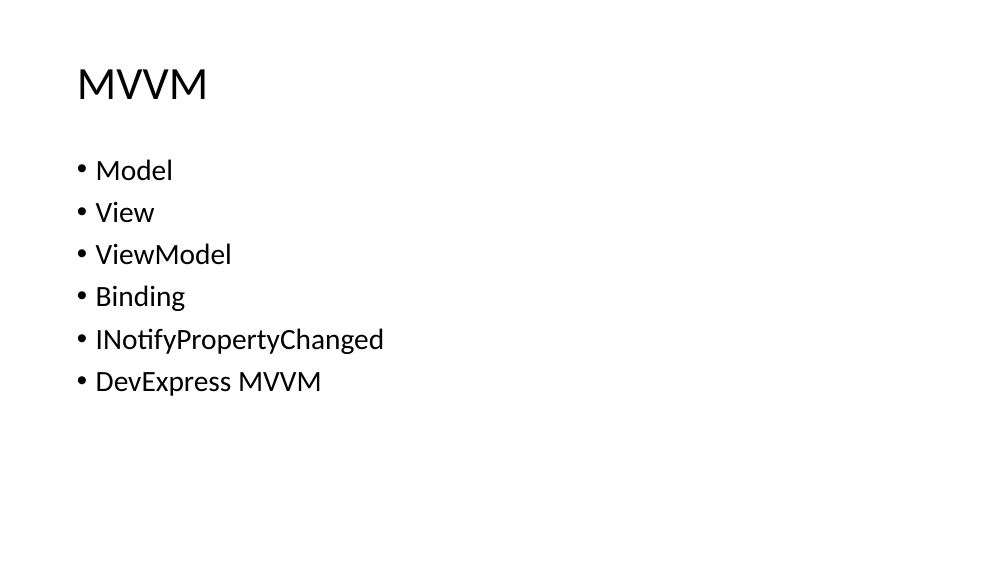
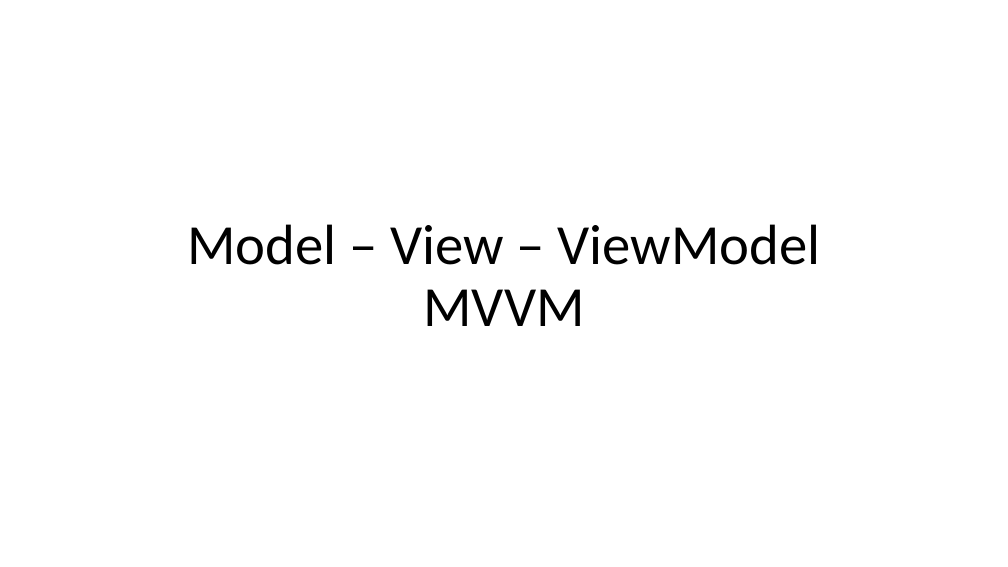
Before and after one commit to Steffen543/InformatikSeminarDemo, a slide deck: slide 12 of Präsentation_Steffen.pptx (slide 5 before the commit). Drawn at 1008x567 pixels with LibreOffice and Linux fonts; fonts in the diff are those of the drawing. Boxes give left, top, right and bottom in pixels: in the first picture for what was removed or moved away, otherwise in the second. Text is boxed around its words. In the diff, an @@ line names an element or a change of style, - is before the commit and + after.

```diff
--- a/Präsentation_Steffen.pptx
+++ b/Präsentation_Steffen.pptx
@@ title "Model – View – ViewModel ..." at (187, 224, 821, 326): vertical alignment top to middle @@
@@ title removed at (77, 69, 209, 99) @@
-MVVM
@@ title at (187, 224, 821, 326): text changed; size 28 to 54 pt @@
-• Model
-• View
-• ViewModel
-• Binding
-• INotifyPropertyChanged
-• DevExpress MVVM
+Model – View – ViewModel
+MVVM
```
Also in this commit, not shown: 3 other slides changed, 16 slides added, 6 slides removed, 28 other files.
